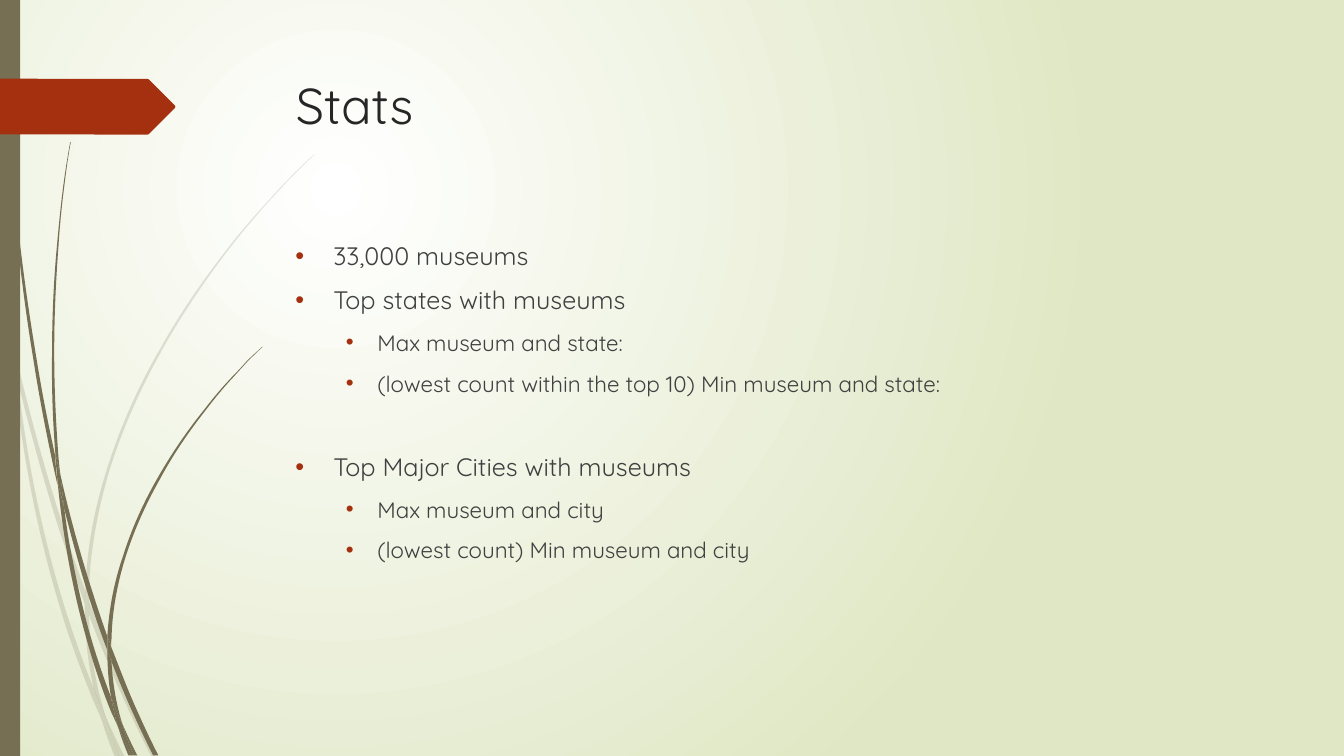
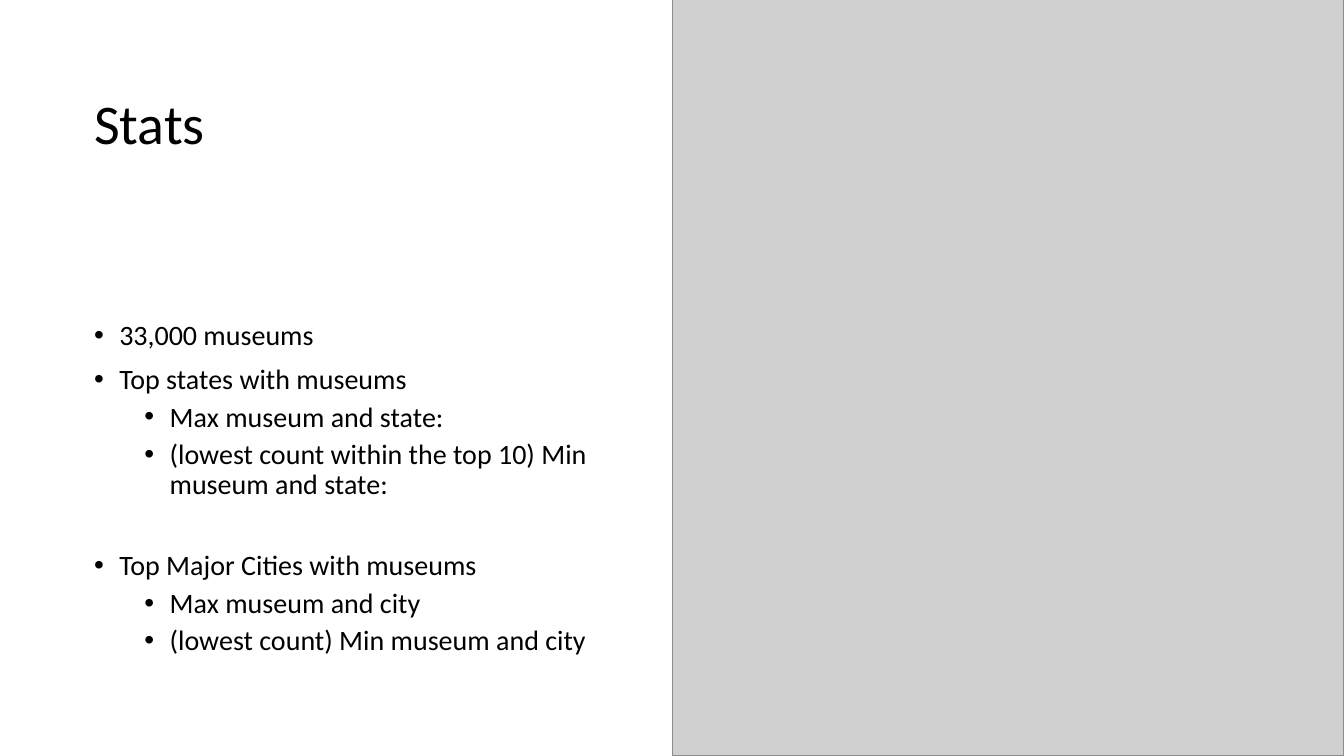
Before and after one commit to JackyUT2023/project3-group8, a slide deck: slide 5 of Project 3 Group 8 - Museums of the United States.pptx. Drawn at 1344x756 pixels with LibreOffice and Linux fonts; fonts in the diff are those of the drawing; grey boxes stand for pictures. Boxes give left, top, right and bottom in pixels: in the first picture for what was removed or moved away, otherwise in the second. Text is boxed around its words. In the diff, an @@ line names an element or a change of style, - is before the commit and + after.

Commit message:
Slide Deck Update

```diff
--- a/Project 3 Group 8 - Museums of the United States.pptx
+++ b/Project 3 Group 8 - Museums of the United States.pptx
@@ background gradient #FFFFFF to #DFE8C4 to #FFFFFF @@
@@ rectangle removed at (0, 0, 20, 756) @@
@@ picture added at (673, 0, 1344, 756) @@
@@ title "Stats": place and size @@
-title "Stats" at (296, 88, 413, 125)
+title "Stats" at (94, 107, 205, 145)
@@ title "Stats" at (94, 107, 205, 145): size 36 to 40 pt, font Quicksand to Calibri, text colour #262626 to #000000; line spacing 1 to 0.9; vertical alignment top to middle @@
@@ freeform shape removed at (0, 79, 175, 134) @@
@@ text "33,000 museums": place and size @@
-text "33,000 museums" at (333, 247, 940, 563)
+text "33,000 museums" at (119, 327, 586, 655)
@@ text "33,000 museums" at (119, 327, 586, 655): size 18 to 20 pt in "33,000 museums", "Top states with museums", "Top Major Cities with museums"; font Quicksand to Calibri, text colour #404040 to #000000; size 16 to 20 pt in "Max museum and state:", "(lowest count within the top 10) Min ...", "Max museum and city", "(lowest count) Min museum and city"; indent changed; line spacing 1 to 0.9; less space between paragraphs; vertical alignment top to middle @@
@@ group removed at (0, 154, 315, 756): 10 freeform shapes @@
@@ group removed at (3, 0, 262, 756): 12 freeform shapes @@
```
Also in this commit, not shown: 10 other slides changed, 1 slide added, 1 slide removed, 1 other file.
